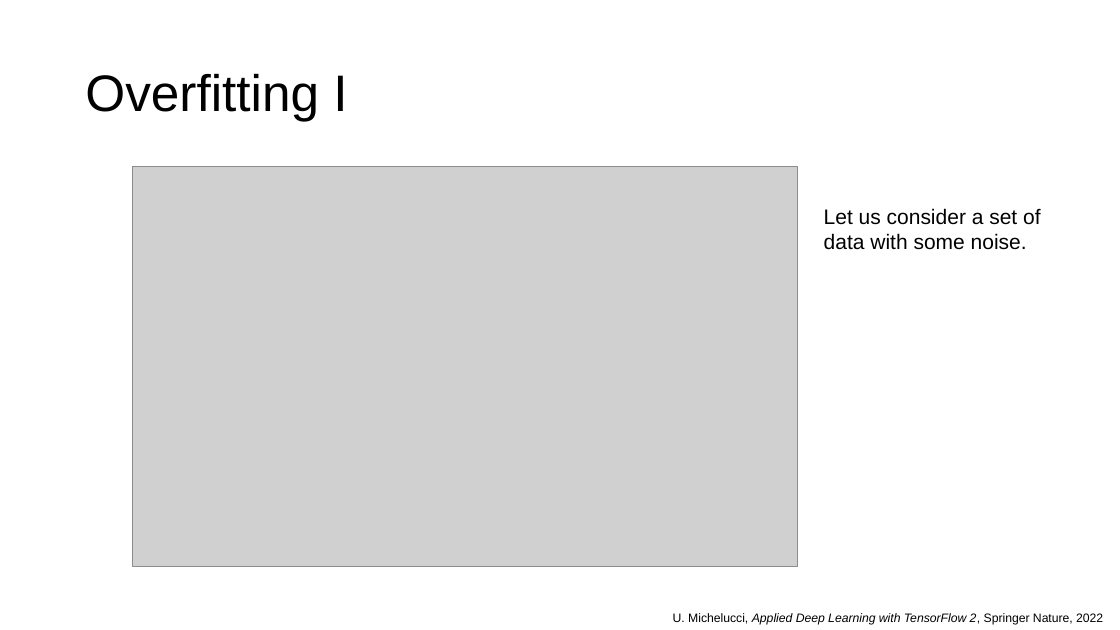
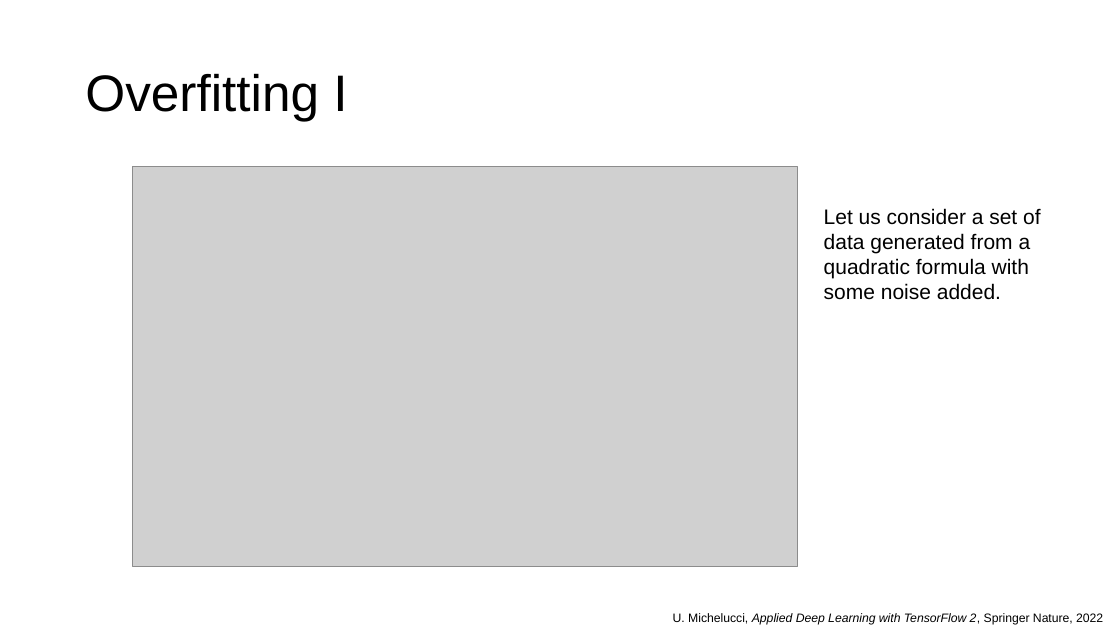
Before and after one commit to toelt-llc/MSCA-ITN-PARENT, a slide deck: slide 3 of DETERMINED2022/Introduction to model validation and unbalanced datasets/DETERMINED2022-toelt-Model_Validation_lecture_michelucci.pptx (slide 4 before the commit). Drawn at 1120x630 pixels with LibreOffice and Linux fonts; fonts in the diff are those of the drawing; grey boxes stand for pictures; background and template pictures are left out. Boxes give left, top, right and bottom in pixels: in the first picture for what was removed or moved away, otherwise in the second. Text is boxed around its words. In the diff, an @@ line names an element or a change of style, - is before the commit and + after.

```diff
--- a/DETERMINED2022/Introduction to model validation and unbalanced datasets/DETERMINED2022-toelt-Model_Validation_lecture_michelucci.pptx
+++ b/DETERMINED2022/Introduction to model validation and unbalanced datasets/DETERMINED2022-toelt-Model_Validation_lecture_michelucci.pptx
@@ text at bbox=[824, 208, 1040, 300]: text changed @@
-Let us consider a set of data with some noise.
+Let us consider a set of data generated from a quadratic formula with some noise added.
```
Also in this commit, not shown: 5 other slides changed, 4 slides added, 3 slides removed, 3 other files.
